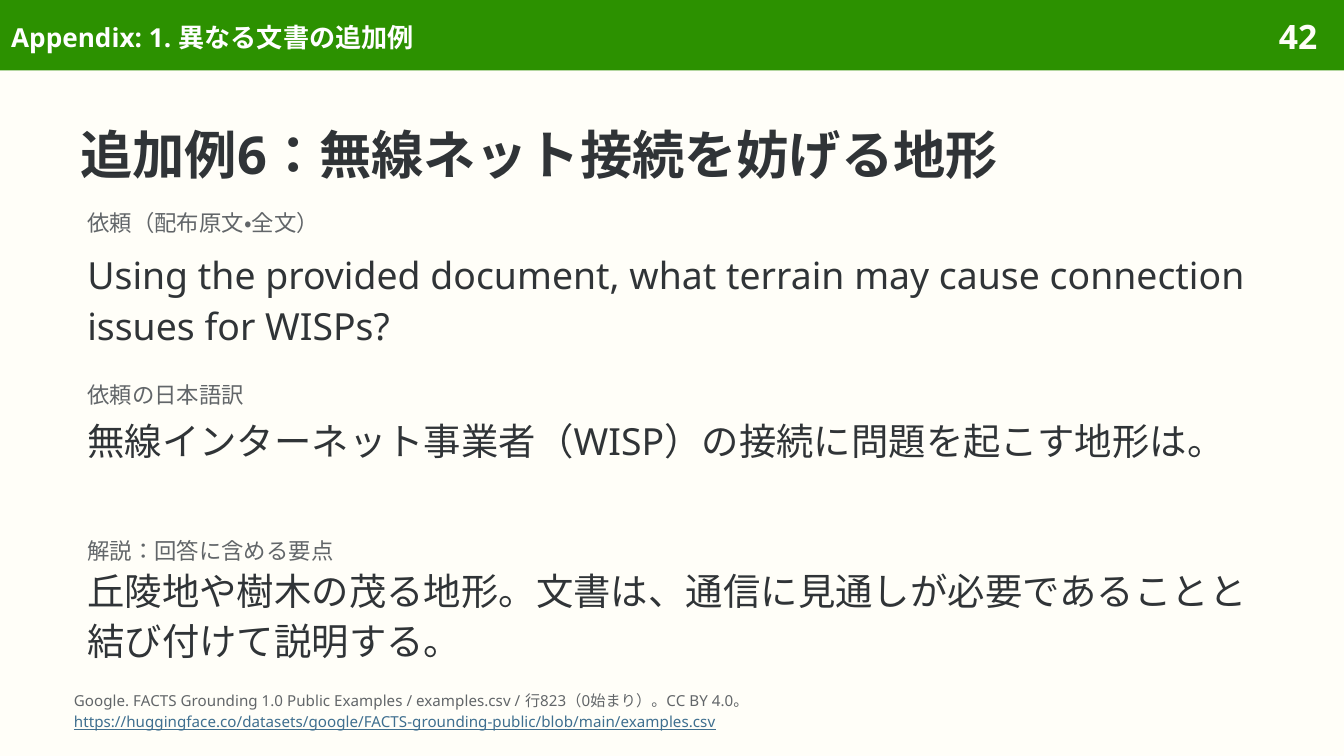
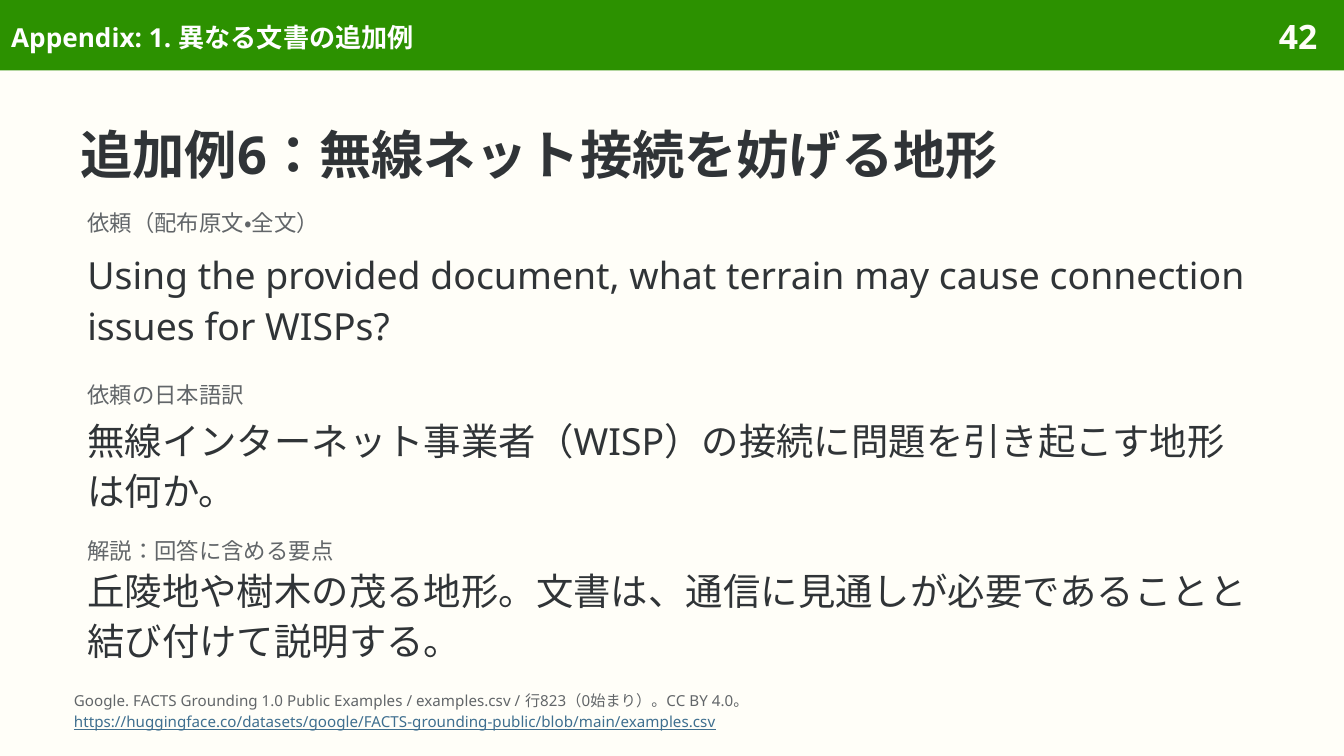
Before and after one commit to sasakiy84/datasets-in-10-minutes, a slide deck: slide 42 of slides/datasets-in-10-minutes-facts-grounding.pptx. Drawn at 1344x756 pixels with LibreOffice and Linux fonts; fonts in the diff are those of the drawing. Boxes give left, top, right and bottom in pixels: in the first picture for what was removed or moved away, otherwise in the second. Text is boxed around its words. In the diff, an @@ line names an element or a change of style, - is before the commit and + after.

```diff
--- a/slides/datasets-in-10-minutes-facts-grounding.pptx
+++ b/slides/datasets-in-10-minutes-facts-grounding.pptx
@@ text at [87,423,1224,508]: text changed @@
-無線インターネット事業者（WISP）の接続に問題を起こす地形は。
+無線インターネット事業者（WISP）の接続に問題を引き起こす地形は何か。
```
Also in this commit, not shown: 16 other slides changed, 7 other files.
